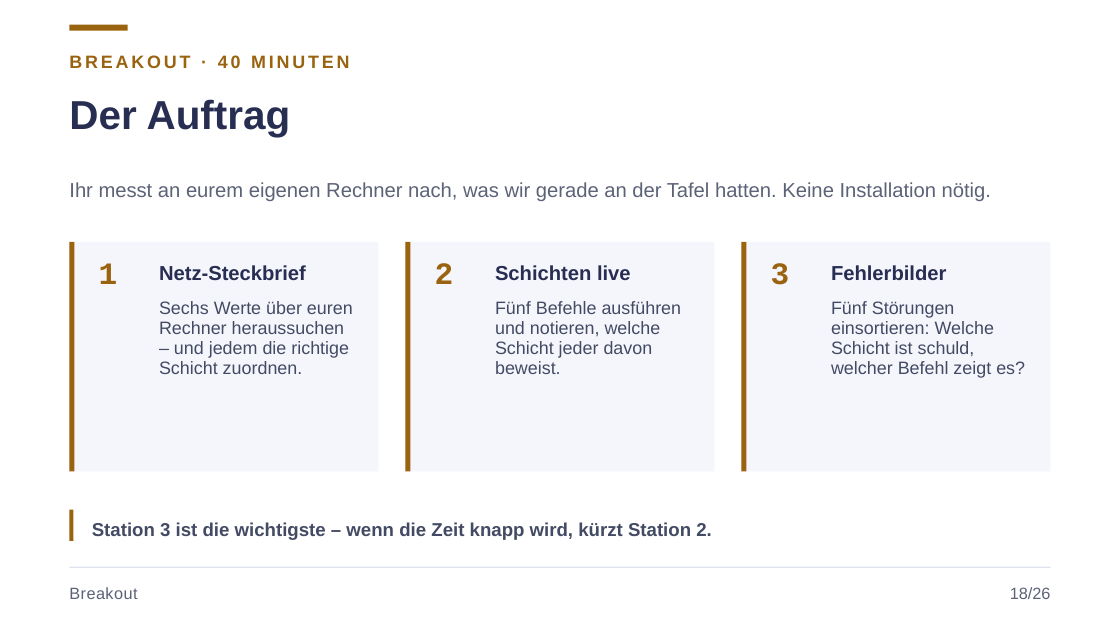
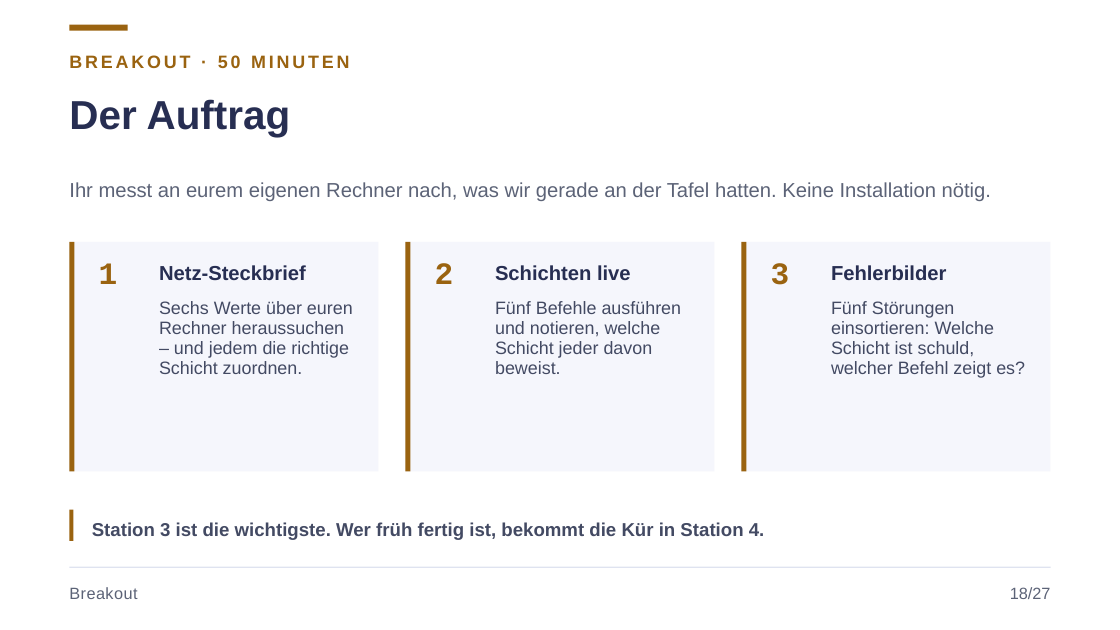
Before and after one commit to JacobMenge/kurs-unterlagen, a slide deck: slide 23 of folien/dist/01-netzwerke-grundlagen.pptx. Drawn at 1120x630 pixels with LibreOffice and Linux fonts; fonts in the diff are those of the drawing. Boxes give left, top, right and bottom in pixels: in the first picture for what was removed or moved away, otherwise in the second. Text is boxed around its words. In the diff, an @@ line names an element or a change of style, - is before the commit and + after.

Commit message:
netzwerke: praxisanteil auf 50 minuten erhöht, kür-station ergänzt, prüfungsbezug zurückgenommen

```diff
--- a/folien/dist/01-netzwerke-grundlagen.pptx
+++ b/folien/dist/01-netzwerke-grundlagen.pptx
@@ text at (69,55,350,68): text changed @@
-BREAKOUT · 40 MINUTEN
+BREAKOUT · 50 MINUTEN
@@ text at (92,522,765,540): text changed @@
-Station 3 ist die wichtigste – wenn die Zeit knapp wird, kürzt Station 2.
+Station 3 ist die wichtigste. Wer früh fertig ist, bekommt die Kür in Station 4.
@@ text at (1010,587,1051,599): text changed @@
-18/26
+18/27
```
Also in this commit, not shown: 26 other slides changed, 1 slide added, 2 other files.
